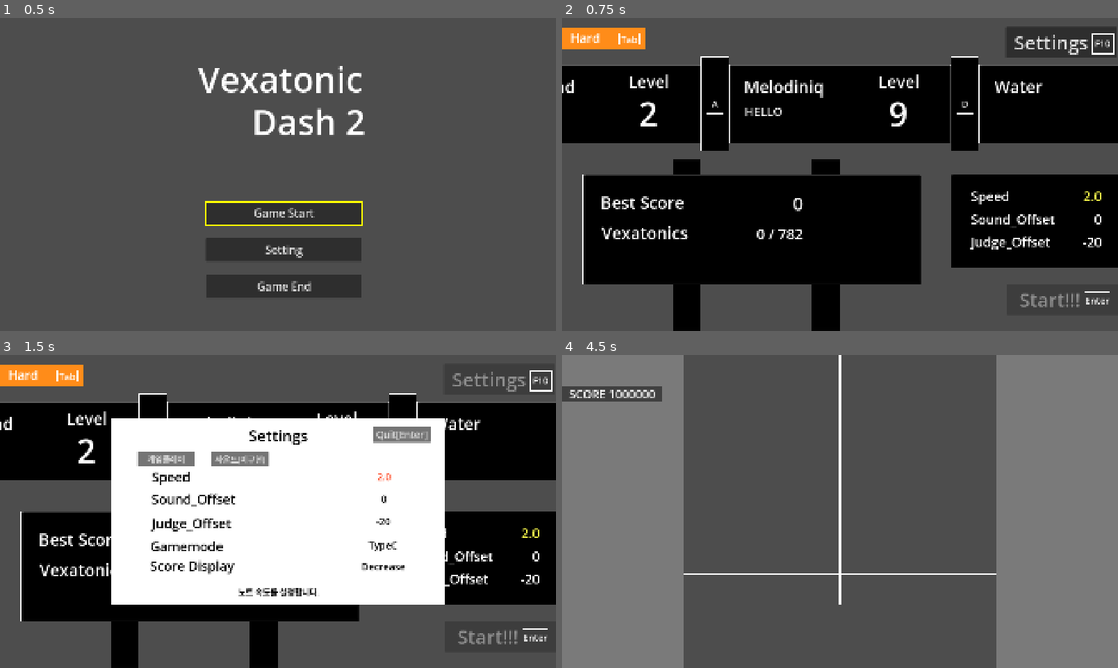
Above: before the commit, frames 1-4 (two rows, left to right).
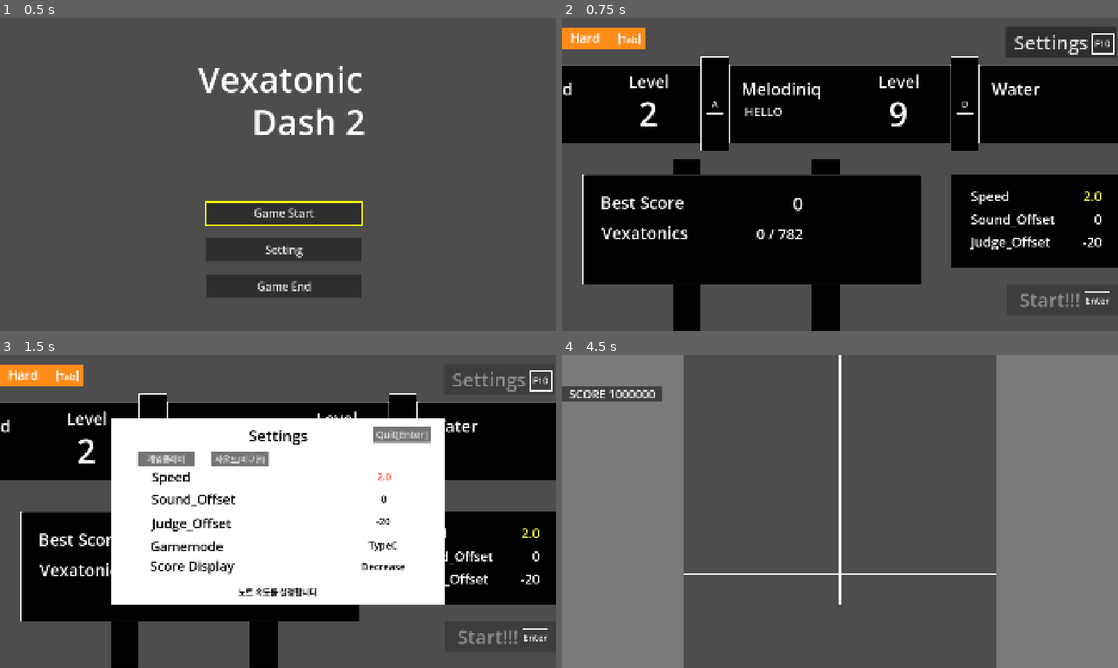
Above: after the commit, the same moments.

Repository: junu192857/Vexatonic-dash-2
Game: Godot game, scene res://Scenes/MainManu.tscn
Same seed, same stepped clock (60 frames per second), same inputs: the game is played once before the commit and once after it.
Inputs (mouse positions are in pixels of both pictures, inside the frame that each line leads up to):
- Up to frame 1 (0.5 s): no input
- Up to frame 2 (0.75 s): click "Game Start" at 0.5 s
- Up to frame 3 (1.5 s): click "Settings" at 1.25 s
- Up to frame 4 (4.5 s): click "게임플레이" at 2 s; click "게임플레이" at 2.75 s; click "사운드(미구현)" at 3.5 s; tap Enter at 4.25, 4.35 s; move the mouse to (962, 495) at 4.27 s; hold Right from 4.28 s (still down); click (962, 495) at 4.42 s

Frame 1 is identical in both runs. In frame 2, 0.9% of the frame differs, in the area x 0-87%, y 19-26%; in frame 3, 0.3%; in frame 4, nothing differs.

Commit message:
곡제목 스크롤되도록 변경

Diff:
--- a/vexatonic-dash-2/Scenes/SelectSong.tscn
+++ b/vexatonic-dash-2/Scenes/SelectSong.tscn
@@ -6,6 +6,7 @@
 [ext_resource type="Texture2D" uid="uid://bg77qwagtnkvs" path="res://Textures/BlackSquare.jpg" id="3_74yen"]
 [ext_resource type="Script" uid="uid://xde8pk17yxlv" path="res://Scripts/SelectSong/SongDataHolder.gd" id="4_gjw2d"]
 [ext_resource type="Script" uid="uid://c4ftuyjsig7p7" path="res://Scripts/SelectSong/SettingHolder.gd" id="5_mdyll"]
+[ext_resource type="Script" uid="uid://vu1ylxgvkxim" path="res://Scripts/SelectSong/ScrollLabel.gd" id="5_wt3iw"]
 
 [node name="SelectSong" type="Node2D" unique_id=1796845870 node_paths=PackedStringArray("leftSongHolder", "middleSongHolder", "rightSongHolder", "songDataHolder", "settingHolder")]
 script = ExtResource("1_03mcv")
@@ -139,20 +140,6 @@
 theme_override_font_sizes/font_size = 41
 text = "ArtistName"
 
-[node name="SongName" type="Label" parent="CanvasLayer/Control/SongSelectionHolder/RightSongHolder" unique_id=1889389553]
-layout_mode = 1
-anchors_preset = -1
-anchor_left = 0.069000006
-anchor_top = 0.133
-anchor_right = 0.551
-anchor_bottom = 0.46300003
-offset_left = 0.0079956055
-offset_top = 0.09000015
-offset_right = -0.16799927
-offset_bottom = -0.010009766
-theme_override_font_sizes/font_size = 57
-text = "SongName"
-
 [node name="LevelNumber" type="Label" parent="CanvasLayer/Control/SongSelectionHolder/RightSongHolder" unique_id=1107589057]
 layout_mode = 1
 anchors_preset = -1
@@ -183,6 +170,34 @@
 text = "Level"
 horizontal_alignment = 1
 
+[node name="SongName" type="Control" parent="CanvasLayer/Control/SongSelectionHolder/RightSongHolder" unique_id=1058927506]
+custom_minimum_size = Vector2(400, 80)
+custom_maximum_size = Vector2(400, 80)
+layout_mode = 1
+anchor_left = 0.057000004
+anchor_top = 0.163
+anchor_right = 0.578
+anchor_bottom = 0.45900002
+offset_left = 0.22399902
+offset_top = -0.010002136
+offset_right = 0.0960083
+offset_bottom = 0.069992065
+grow_horizontal = 2
+grow_vertical = 2
+script = ExtResource("5_wt3iw")
+
+[node name="Label1" type="Label" parent="CanvasLayer/Control/SongSelectionHolder/RightSongHolder/SongName" unique_id=1426737880]
+layout_mode = 0
+offset_right = 1.0
+offset_bottom = 78.0
+theme_override_font_sizes/font_size = 57
+
+[node name="Label2" type="Label" parent="CanvasLayer/Control/SongSelectionHolder/RightSongHolder/SongName" unique_id=85162456]
+layout_mode = 0
+offset_right = 1.0
+offset_bottom = 78.0
+theme_override_font_sizes/font_size = 57
+
 [node name="MiddleSongHolder" type="TextureRect" parent="CanvasLayer/Control/SongSelectionHolder" unique_id=1490555348]
 layout_mode = 1
 anchors_preset = -1
@@ -207,20 +222,6 @@
 theme_override_font_sizes/font_size = 41
 text = "ArtistName"
 
-[node name="SongName" type="Label" parent="CanvasLayer/Control/SongSelectionHolder/MiddleSongHolder" unique_id=1056657985]
-layout_mode = 1
-anchors_preset = -1
-anchor_left = 0.069000006
-anchor_top = 0.133
-anchor_right = 0.551
-anchor_bottom = 0.46300003
-offset_left = 0.0079956055
-offset_top = 0.09000015
-offset_right = -0.16799927
-offset_bottom = -0.010009766
-theme_override_font_sizes/font_size = 57
-text = "SongName"
-
 [node name="LevelNumber" type="Label" parent="CanvasLayer/Control/SongSelectionHolder/MiddleSongHolder" unique_id=1214240176]
 layout_mode = 1
 anchors_preset = -1
@@ -251,6 +252,34 @@
 text = "Level"
 horizontal_alignment = 1
 
+[node name="SongName" type="Control" parent="CanvasLayer/Control/SongSelectionHolder/MiddleSongHolder" unique_id=1039738498]
+custom_minimum_size = Vector2(400, 80)
+custom_maximum_size = Vector2(400, 80)
+layout_mode = 1
+anchor_left = 0.057000004
+anchor_top = 0.163
+anchor_right = 0.578
+anchor_bottom = 0.45900002
+offset_left = 0.22399902
+offset_top = -0.010002136
+offset_right = 0.0960083
+offset_bottom = 0.069992065
+grow_horizontal = 2
+grow_vertical = 2
+script = ExtResource("5_wt3iw")
+
+[node name="Label1" type="Label" parent="CanvasLayer/Control/SongSelectionHolder/MiddleSongHolder/SongName" unique_id=1056657985]
+layout_mode = 0
+offset_right = 1.0
+offset_bottom = 78.0
+theme_override_font_sizes/font_size = 57
+
+[node name="Label2" type="Label" parent="CanvasLayer/Control/SongSelectionHolder/MiddleSongHolder/SongName" unique_id=587421603]
+layout_mode = 0
+offset_right = 1.0
+offset_bottom = 78.0
+theme_override_font_sizes/font_size = 57
+
 [node name="LeftSongHolder" type="TextureRect" parent="CanvasLayer/Control/SongSelectionHolder" unique_id=1649229551]
 layout_mode = 1
 anchors_preset = -1
@@ -275,20 +304,6 @@
 theme_override_font_sizes/font_size = 41
 text = "ArtistName"
 
-[node name="SongName" type="Label" parent="CanvasLayer/Control/SongSelectionHolder/LeftSongHolder" unique_id=819261192]
-layout_mode = 1
-anchors_preset = -1
-anchor_left = 0.069000006
-anchor_top = 0.133
-anchor_right = 0.551
-anchor_bottom = 0.46300003
-offset_left = 0.0079956055
-offset_top = 0.09000015
-offset_right = -0.16799927
-offset_bottom = -0.010009766
-theme_override_font_sizes/font_size = 57
-text = "SongName"
-
 [node name="LevelNumber" type="Label" parent="CanvasLayer/Control/SongSelectionHolder/LeftSongHolder" unique_id=38239312]
 layout_mode = 1
 anchors_preset = -1
@@ -318,6 +333,34 @@
 theme_override_font_sizes/font_size = 56
 text = "Level"
 horizontal_alignment = 1
+
+[node name="SongName" type="Control" parent="CanvasLayer/Control/SongSelectionHolder/LeftSongHolder" unique_id=1581496288]
+custom_minimum_size = Vector2(400, 80)
+custom_maximum_size = Vector2(400, 80)
+layout_mode = 1
+anchor_left = 0.057000004
+anchor_top = 0.163
+anchor_right = 0.578
+anchor_bottom = 0.45900002
+offset_left = 0.22399902
+offset_top = -0.010002136
+offset_right = 0.0960083
+offset_bottom = 0.069992065
+grow_horizontal = 2
+grow_vertical = 2
+script = ExtResource("5_wt3iw")
+
+[node name="Label1" type="Label" parent="CanvasLayer/Control/SongSelectionHolder/LeftSongHolder/SongName" unique_id=807371016]
+layout_mode = 0
+offset_right = 1.0
+offset_bottom = 78.0
+theme_override_font_sizes/font_size = 57
+
+[node name="Label2" type="Label" parent="CanvasLayer/Control/SongSelectionHolder/LeftSongHolder/SongName" unique_id=595855864]
+layout_mode = 0
+offset_right = 1.0
+offset_bottom = 78.0
+theme_override_font_sizes/font_size = 57
 
 [node name="SongDataHolder" type="Control" parent="CanvasLayer/Control" unique_id=1382802090]
 layout_mode = 1
--- /dev/null
+++ b/vexatonic-dash-2/Scripts/SelectSong/ScrollLabel.gd
@@ -0,0 +1,40 @@
+extends Control
+
+@export var scroll_speed: float = 100.0  # 초당 이동 픽셀
+@export var gap: float = 40.0           # 원본과 복사본 사이 간격
+
+var label: Label
+var label2: Label
+var text_width: float = 0.0
+var scrolling: bool = false
+var offset: float = 0.0
+
+func _ready():
+	clip_contents = true
+	label = $Label1
+	label2 = $Label2
+
+func _setup(text: String):
+	if not label:
+		return
+	label.text = text
+	label2.text = text
+	await get_tree().process_frame  # 폰트 반영 후 크기 측정하려고 한 프레임 대기
+	text_width = label.get_minimum_size().x
+	offset = 0.0
+	if text_width > size.x:
+		scrolling = true
+		label2.visible = true
+	else:
+		scrolling = false
+		label2.visible = false
+		label.position.x = 0
+
+func _process(delta):
+	if not scrolling:
+		return
+	offset += scroll_speed * delta
+	if offset >= text_width + gap:
+		offset -= text_width + gap
+	label.position.x = -offset
+	label2.position.x = -offset + text_width + gap
--- a/vexatonic-dash-2/Scripts/SelectSong/SongHolder.gd
+++ b/vexatonic-dash-2/Scripts/SelectSong/SongHolder.gd
@@ -2,11 +2,11 @@
 class_name SongHolder
 
 @onready var artistName: Label = $ArtistName
-@onready var songName: Label = $SongName
+@onready var songName: Control = $SongName
 @onready var levelNumber: Label = $LevelNumber
 
 func set_song_metadata(metadata: LevelMetaData):
 	artistName.text = metadata.artist
-	songName.text = metadata.name
+	songName._setup(metadata.name)
 	var diff = Setting.selected_difficulty
 	levelNumber.text = str(metadata.difficulty[diff]) if metadata.difficulty.size() > diff else "-"
Not shown, added: vexatonic-dash-2/Scripts/SelectSong/ScrollLabel.gd.uid
Not shown, removed: game_end.patch
Not shown, removed: mainmenu_setting.patch
